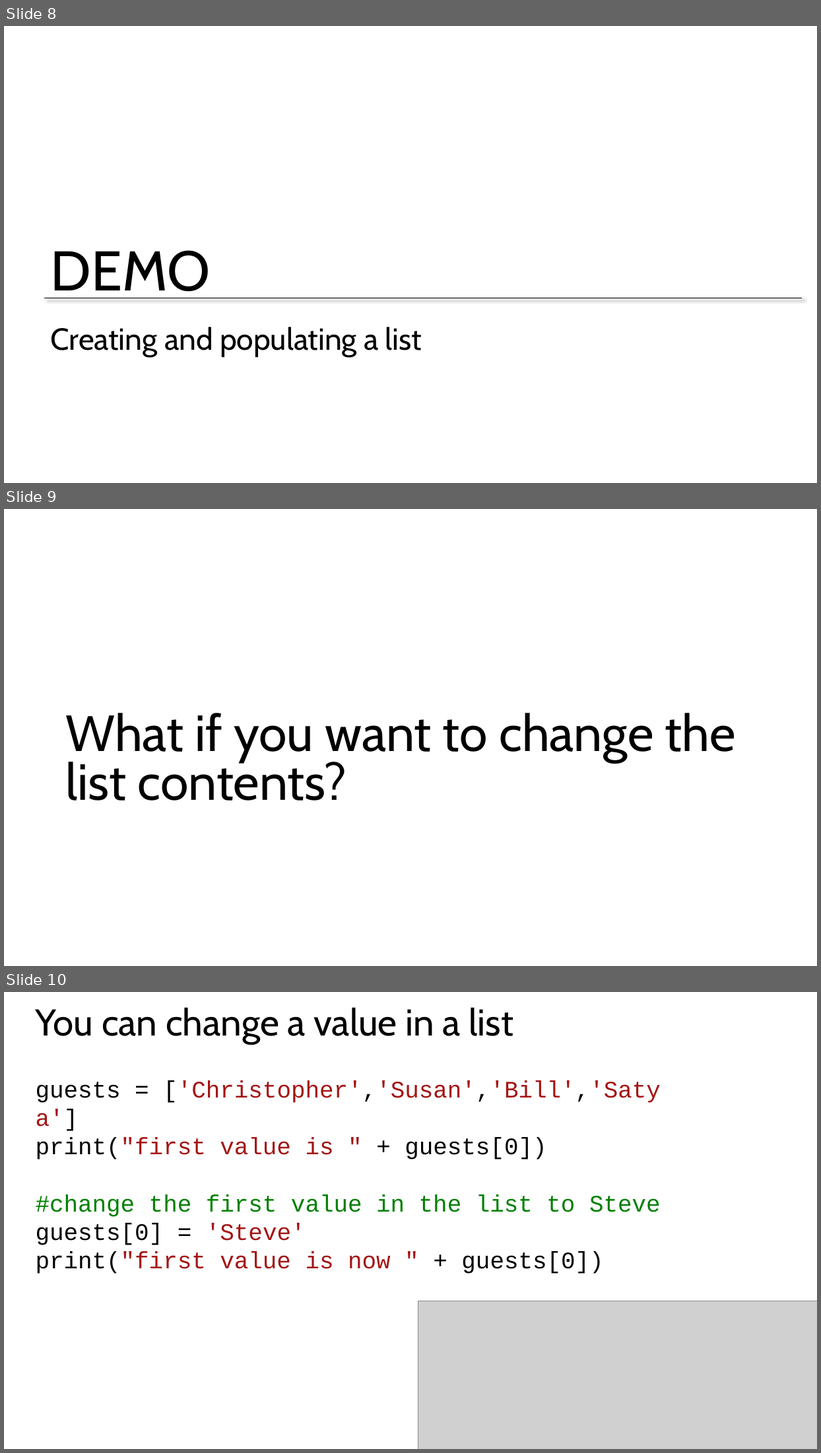
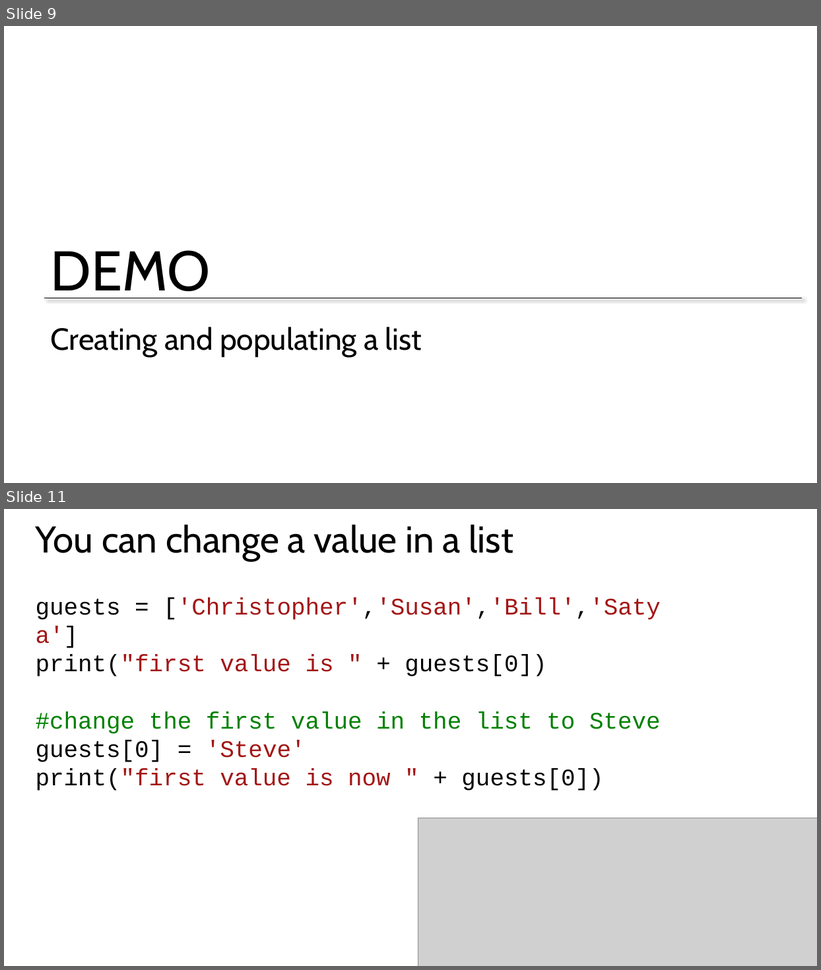
Before and after one commit to GeekTrainer/Introduction-Programming-Python, a slide deck: Office Docs/10 Remembering lists.pptx. Shown one above the other, each under a label of ours: slides 8, 9 and 10 before the commit, slides 9 and 11 after it; the slides between them are not shown. The pictures are 821x1453 and 821x970 pixels, drawn with LibreOffice and Linux fonts; fonts in the diff are those of the drawing; grey boxes stand for pictures; background and template pictures are left out. Boxes give left, top, right and bottom in pixels: in the first picture for what was removed or moved away, otherwise in the second. Text is boxed around its words. In the diff, an @@ line names an element or a change of style, - is before the commit and + after.

```diff
--- a/Office Docs/10 Remembering lists.pptx
+++ b/Office Docs/10 Remembering lists.pptx
@@ slide 9 removed at [4, 509, 817, 966], background #FFFFFF @@
@@ title removed at [65, 713, 736, 801] @@
-What if you want to change the list contents?
@@ what was slide 8 is now slide 9 @@
@@ what was slide 10 is now slide 11 @@
```
Also in this commit, not shown: 4 slides added, 2 other slides removed.
